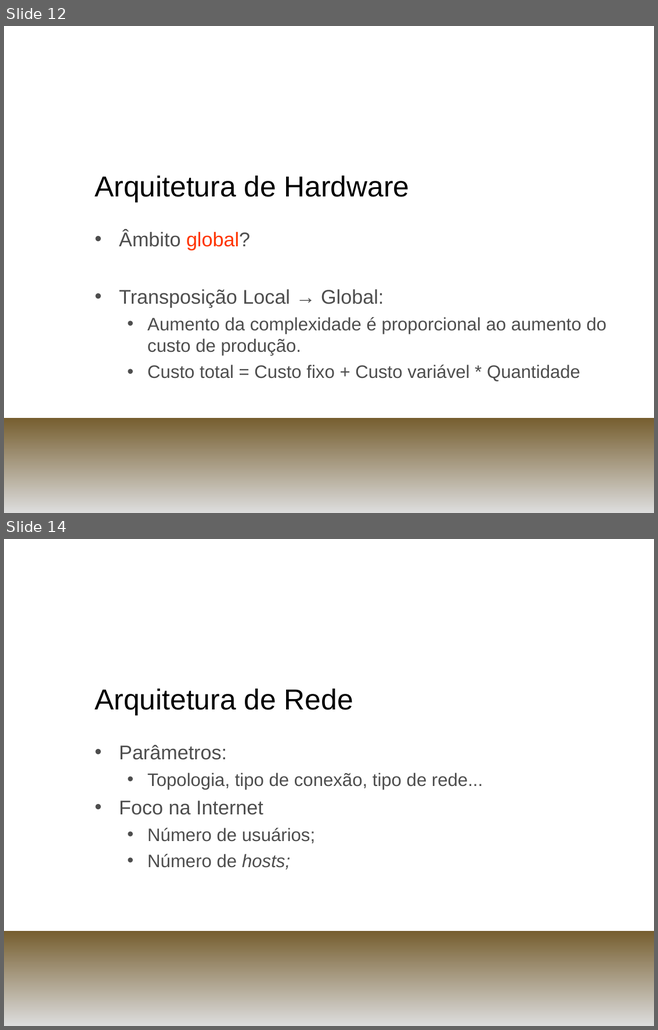
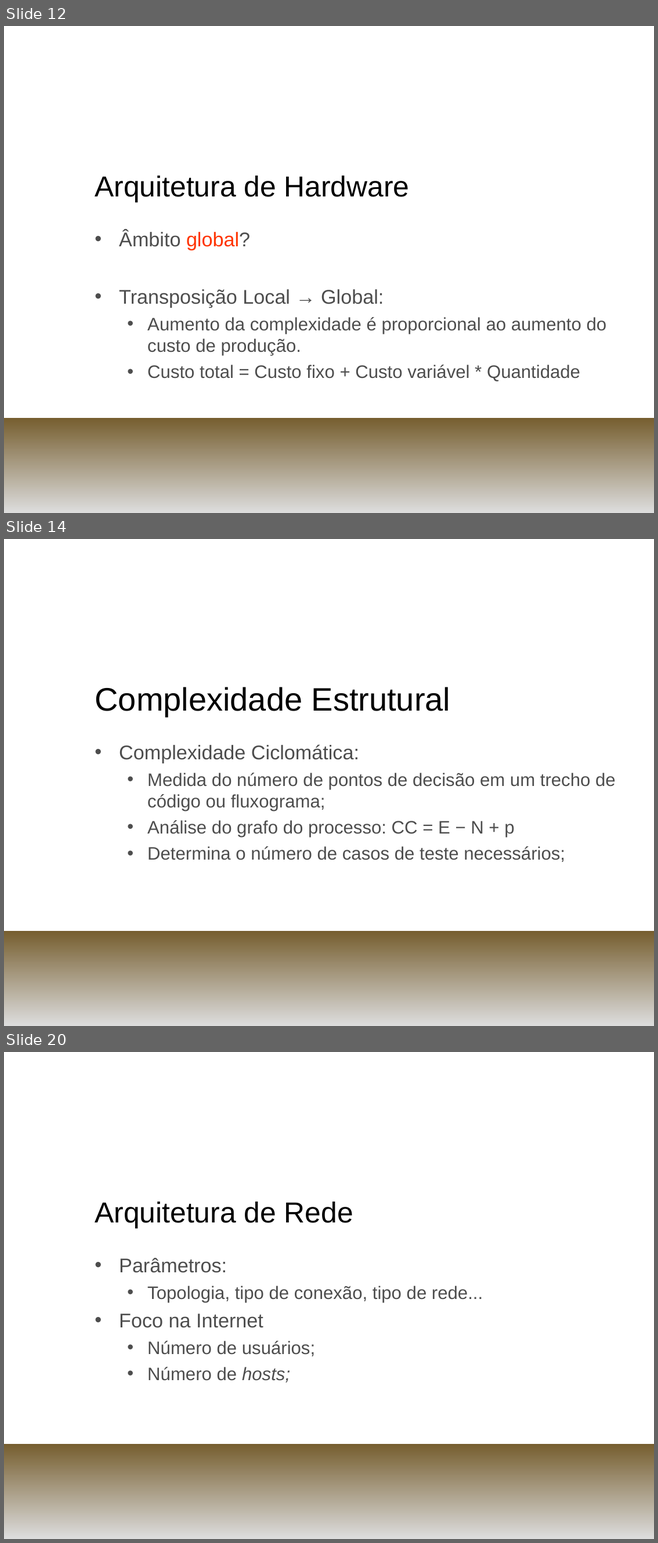
Before and after one commit to henriquekano/horie-dev, a slide deck: trunk/Documents/PCS 2058 - Engenharia de Informação/Systems Complexity/parv.ppt. Shown one above the other, each under a label of ours: slides 12 and 14 before the commit, slides 12, 14 and 20 after it; the slides between them are not shown. The pictures are 658x1030 and 658x1543 pixels, drawn with LibreOffice and Linux fonts; fonts in the diff are those of the drawing; background and template pictures are left out. Boxes give left, top, right and bottom in pixels: in the first picture for what was removed or moved away, otherwise in the second. Text is boxed around its words. In the diff, an @@ line names an element or a change of style, - is before the commit and + after.

```diff
--- a/trunk/Documents/PCS 2058 - Engenharia de Informação/Systems Complexity/parv.ppt
+++ b/trunk/Documents/PCS 2058 - Engenharia de Informação/Systems Complexity/parv.ppt
@@ slide 14 added at box(4, 539, 654, 1026), background picture (left out); not listed: 1 template element that a slide beside it also shows @@
@@ title added at box(94, 687, 450, 716), 36 pt, text #000000 @@
+Complexidade Estrutural
@@ text added at box(119, 745, 615, 862), 20 pt, text #4D4D4D @@
+• Complexidade Ciclomática:
+  • Medida do número de pontos de decisão em um trecho de código ou fluxograma;
+  • Análise do grafo do processo: CC = E − N + p
+  • Determina o número de casos de teste necessários;
@@ what was slide 14 is now slide 20 @@
```
Also in this commit, not shown: 6 other slides added, 1 slide removed.
